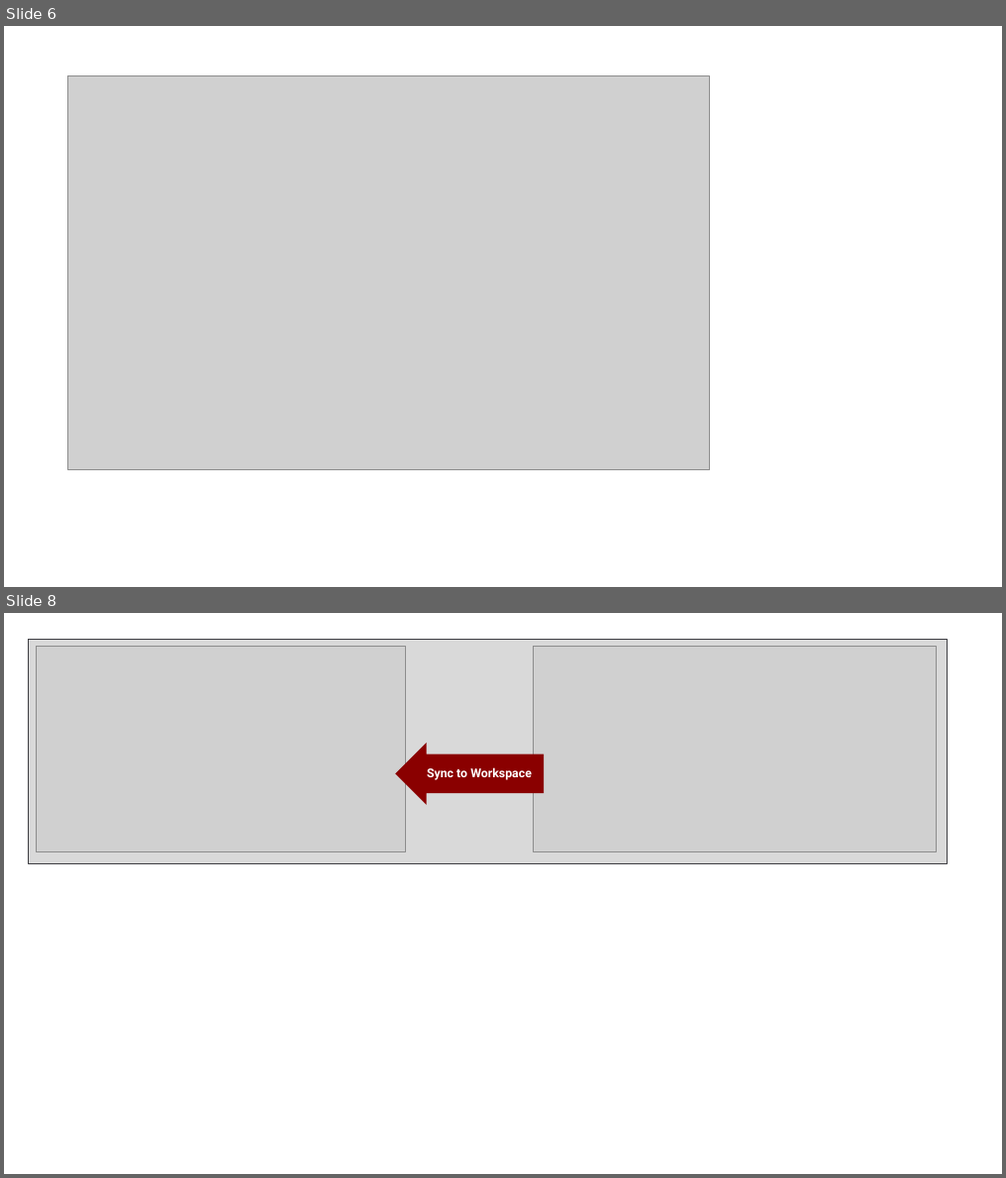
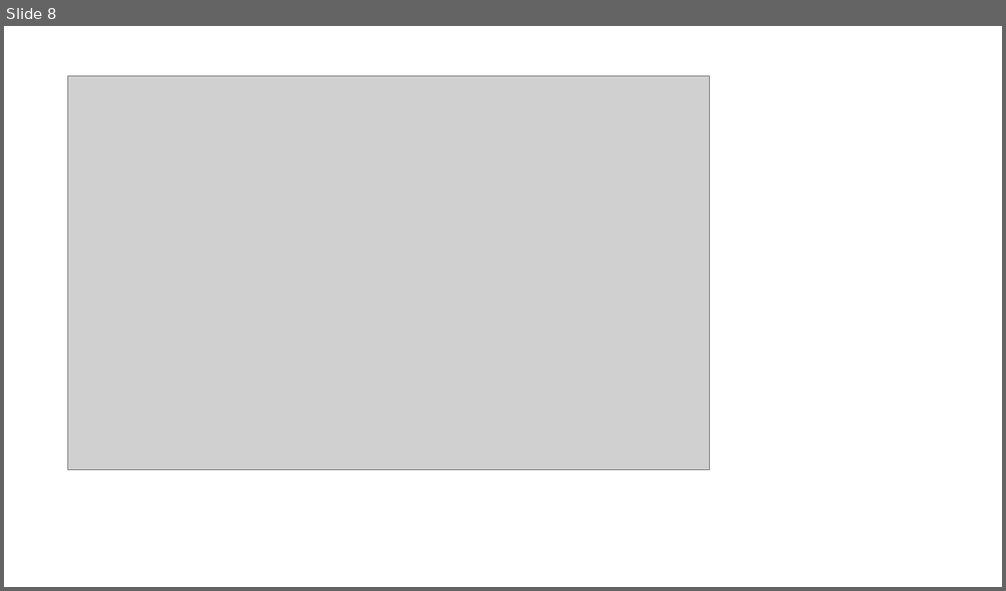
Before and after one commit to FabricDevCamp/fabric-cicd-whitepaper, a slide deck: Part 1 - Overview of Fabric CICD.pptx. Shown one above the other, each under a label of ours: slides 6 and 8 before the commit, slide 8 after it; the slides between them are not shown. The pictures are 1006x1178 and 1006x591 pixels, drawn with LibreOffice and Linux fonts; fonts in the diff are those of the drawing; grey boxes stand for pictures. Boxes give left, top, right and bottom in pixels: in the first picture for what was removed or moved away, otherwise in the second. Text is boxed around its words. In the diff, an @@ line names an element or a change of style, - is before the commit and + after.

```diff
--- a/Part 1 - Overview of Fabric CICD.pptx
+++ b/Part 1 - Overview of Fabric CICD.pptx
@@ slide 8 removed at [4, 613, 1002, 1174], background #FFFFFF @@
@@ rectangle removed at [28, 639, 946, 863] @@
@@ picture removed at [37, 647, 406, 853] @@
@@ picture removed at [534, 647, 936, 853] @@
@@ right arrow removed at [395, 743, 544, 805] @@
-Sync to Workspace
@@ what was slide 6 is now slide 8 @@
```
Also in this commit, not shown: 3 slides changed, 13 slides added, 2 other slides removed, 6 other files.
